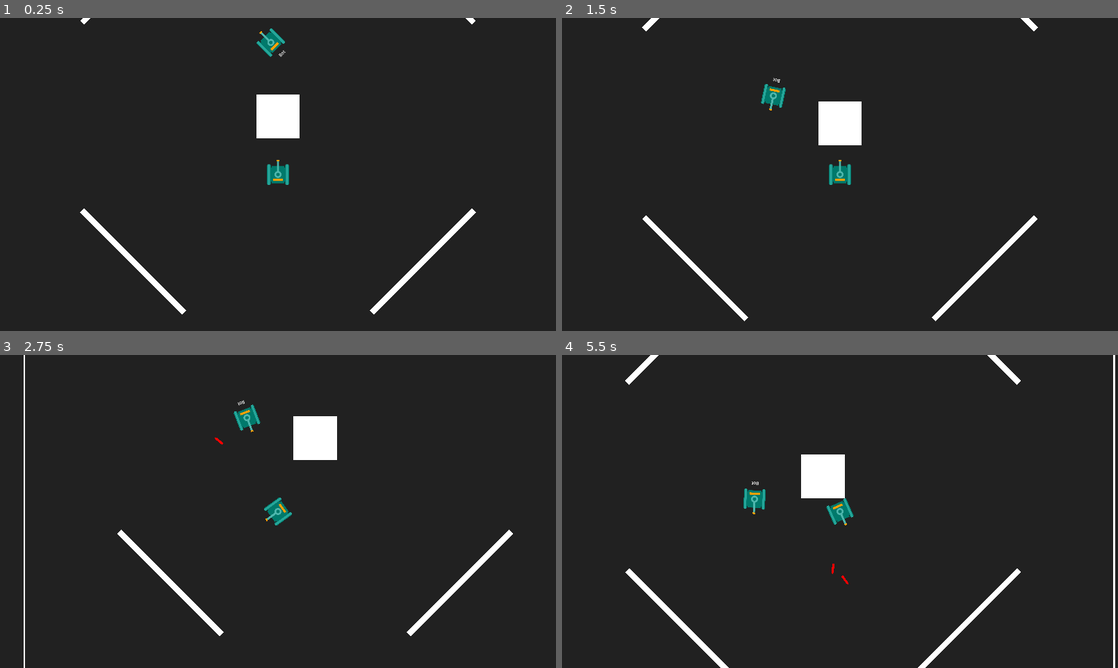
Above: before the commit, frames 1-4 (two rows, left to right).
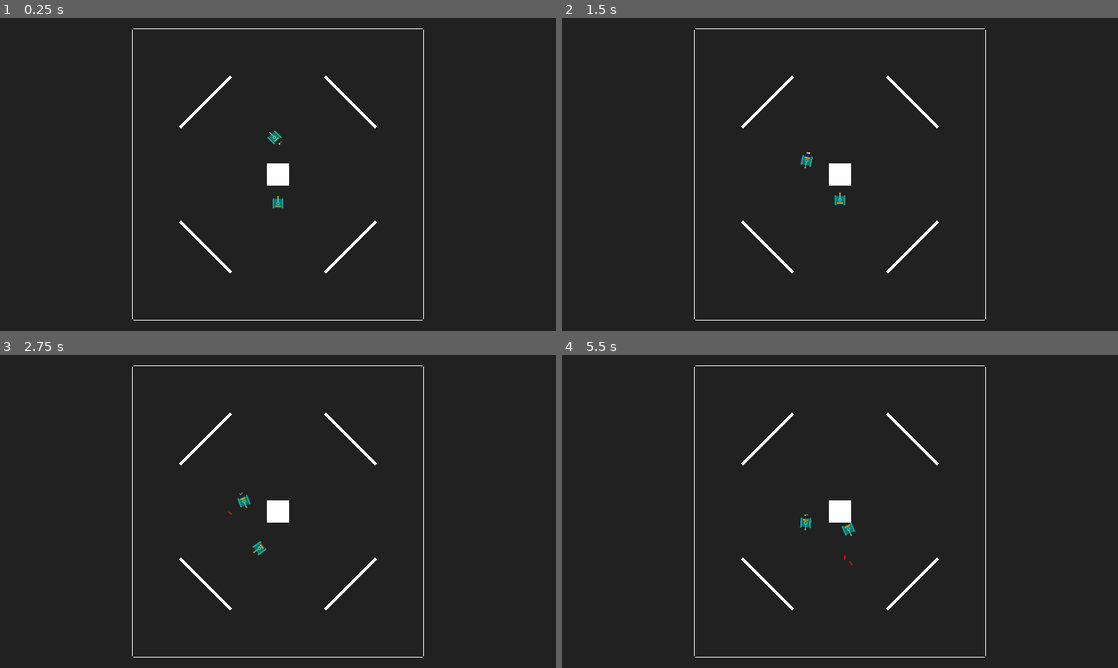
Above: after the commit, the same moments.

Repository: ashmeet28/battletanks
Game: Godot game, scene res://arena.tscn
Two runs of this game, one before a commit and one after it. Both use one fixed random seed, a clock stepped at 60 frames per second and the inputs below.
Inputs:
- Up to frame 1 (0.25 s): no input
- Up to frame 2 (1.5 s): hold W (tank_move_forward) 0.53-1.28 s; hold Space (tank_fire) 0.53-1.28 s; hold S (tank_move_backwards) from 1.28 s (still down); tap Space (tank_fire) at 1.35 s
- Up to frame 3 (2.75 s): release S (tank_move_backwards) at 2.03 s; hold W (tank_move_forward) from 2.03 s (still down); hold A (tank_turn_anticlockwise) from 2.03 s (still down); tap Space (tank_fire) at 2.3 s
- Up to frame 4 (5.5 s): release A (tank_turn_anticlockwise) at 2.78 s; tap D (tank_turn_clockwise) at 2.85 s; tap Space (tank_fire) at 3.05, 4.35, 5.3 s; release W (tank_move_forward) at 3.53 s; hold Space (tank_fire) 3.53-4.28 s; hold S (tank_move_backwards) from 3.53 s (still down); hold A (tank_turn_anticlockwise) from 5.03 s (still down)

The runs differ from the first frame. In frame 1, 3.7% of the frame differs, in the area x 14-86%, y 0-97%; in frame 2, 3.7%; in frame 3, 3.9%; in frame 4, 4.3%, in the area x 11-100%, y 0-100%.

Commit message:
For video

Diff:
--- a/arena.gd
+++ b/arena.gd
@@ -1,6 +1,7 @@
 extends Node2D
 
 func _ready():
+
 	var instance = preload("res://tank.tscn").instantiate()
 	instance.position = Vector2(0, 400)
 	add_child(instance)
--- a/arena.tscn
+++ b/arena.tscn
@@ -16,7 +16,6 @@
 script = ExtResource("1_midel")
 
 [node name="Camera2D" type="Camera2D" parent="."]
-enabled = false
 zoom = Vector2(0.25, 0.25)
 
 [node name="Wall" type="StaticBody2D" parent="." groups=["walls"]]
--- a/arena_global_variables.gd
+++ b/arena_global_variables.gd
@@ -7,6 +7,7 @@
 	var bot_tank_manual_invalid_path_points = [39, 40, 57, 87, 104, 105, 61, 44, 45, 99, 116, 115, 183, 184, 201, 231, 248, 249, 172, 173, 189, 227, 244, 243]
 
 	bot_tank_astar = AStar2D.new()
+
 	var sl = 250
 	for y in range(17):
 		for x in range(17):
--- a/bot_tank.gd
+++ b/bot_tank.gd
@@ -6,25 +6,16 @@
 var tank_cooldown_time:int = 1000
 var missile_last_fired:int = 0
 
-var tank_life:int = 100000
-var tank_damage_given:int = 0
-
 var target_tank_id:int
 
-func _ready():
-	missile_last_fired = Time.get_ticks_msec()
-
-
-#func free_white_square_points():
-	#for p in get_tree().get_nodes_in_group("square_points"):
-		#p.queue_free()
-#
-#func spaw_white_square_points(new_square_points):
-	#for p in new_square_points:
-		#var instance = preload("res://white_sqaure_point.tscn").instantiate()
-		#instance.global_position = Vector2(p.x, p.y)
-		#get_parent().add_child(instance)
-
+func tank_fire_missile():
+	var curr_time = Time.get_ticks_msec()
+	if (curr_time > tank_cooldown_time + missile_last_fired):
+		var instance = preload("res://tank_missile.tscn").instantiate()
+		instance.position = position + Vector2(0, -160).rotated(rotation)
+		instance.rotation = rotation
+		get_parent().add_child(instance)
+		missile_last_fired = curr_time
 
 func is_target_tank_in_line_of_sight():
 	var p1 = global_position
@@ -32,7 +23,6 @@
 
 	if p1.distance_to(p2) > 1000.0:
 		return false
-
 
 	for s in range(-50, 50 + 10, 10):
 		var p = p1.direction_to(p2).rotated(PI/2) * s
@@ -46,11 +36,13 @@
 
 	return true
 
-func tank_rotate_towards_direction(v1, ang_vel, delta) -> int:
+
+func get_rotation_towards_direction(v1, delta):
 	var v2 = Vector2.UP.rotated(rotation)
-	if v2.cross(v1) > v2.cross(v2.rotated(ang_vel * delta)):
+
+	if v2.cross(v1) > v2.cross(v2.rotated(tank_ang_vel * delta)):
 		return 1
-	elif v2.cross(v1) < v2.cross(v2.rotated(-(ang_vel * delta))):
+	elif v2.cross(v1) < v2.cross(v2.rotated(-(tank_ang_vel * delta))):
 		return -1
 	return 0
 
@@ -63,31 +55,24 @@
 		return astar.get_point_position(id_path[1])
 
 
-func tank_fire_missile():
-	var curr_time = Time.get_ticks_msec()
-	if (curr_time > tank_cooldown_time + missile_last_fired):
-		var instance = preload("res://tank_missile.tscn").instantiate()
-		instance.position = position + Vector2(0, -160).rotated(rotation)
-		instance.rotation = rotation
-		instance.owner_tank_id = get_instance_id()
-		get_parent().add_child(instance)
-		missile_last_fired = curr_time
-
 var bot_controller = [false, false, false, false, false]
 
 func update_bot_controller(delta):
 	bot_controller = [false, false, false, false, false]
 
 	var r = 0
+
 	if is_target_tank_in_line_of_sight():
-		r = tank_rotate_towards_direction(
+		r = get_rotation_towards_direction(
 					position.direction_to(
-								instance_from_id(target_tank_id).position), tank_ang_vel, delta)
+							instance_from_id(target_tank_id).position),
+					delta)
 	else:
 		var next_p = tank_get_next_position_towards_target_tank()
 		if next_p != null:
-			r = tank_rotate_towards_direction(
-						position.direction_to(next_p), tank_ang_vel, delta)
+			r = get_rotation_towards_direction(
+						position.direction_to(next_p),
+					delta)
 			bot_controller[0] = true
 
 	if r == -1:
@@ -101,24 +86,21 @@
 				bot_controller[4] = true
 
 func _physics_process(delta):
-	if tank_life <= 0:
-		queue_free()
-		return
+	update_bot_controller(delta)
 
-	update_bot_controller(delta)
 	velocity = Vector2.ZERO
+
 	if bot_controller[0]:
 		velocity.y = -tank_speed
-	if  bot_controller[1]:
+	if bot_controller[1]:
 		velocity.y = tank_speed
 
-	if  bot_controller[2]:
+	if bot_controller[2]:
 		rotate(tank_ang_vel * delta)
-	if  bot_controller[3]:
+	if bot_controller[3]:
 		rotate(-(tank_ang_vel * delta))
 
 	velocity = velocity.rotated(rotation)
-
 
 	if bot_controller[4]:
 		tank_fire_missile()
--- /dev/null
+++ b/red_collision_detector.gd
@@ -0,0 +1,3 @@
+extends Area2D
+
+var detector_id
--- /dev/null
+++ b/red_collision_detector.tscn
@@ -0,0 +1,17 @@
+[gd_scene load_steps=4 format=3 uid="uid://cki4cm44mogi4"]
+
+[ext_resource type="Script" path="res://red_collision_detector.gd" id="1_bnp43"]
+[ext_resource type="Texture2D" uid="uid://d2ecx8wusefsh" path="res://red_square.svg" id="1_xqstk"]
+
+[sub_resource type="RectangleShape2D" id="RectangleShape2D_g2olb"]
+size = Vector2(240, 240)
+
+[node name="RedCollisionDetector" type="Area2D" groups=["red_collision_detector"]]
+script = ExtResource("1_bnp43")
+
+[node name="CollisionShape2D" type="CollisionShape2D" parent="."]
+shape = SubResource("RectangleShape2D_g2olb")
+
+[node name="Sprite2D" type="Sprite2D" parent="."]
+scale = Vector2(2.4, 2.4)
+texture = ExtResource("1_xqstk")
--- /dev/null
+++ b/red_square.svg
@@ -0,0 +1,24 @@
+<?xml version="1.0" encoding="UTF-8" standalone="no"?>
+<!-- Created with Inkscape (http://www.inkscape.org/) -->
+
+<svg
+   width="100"
+   height="100"
+   viewBox="0 0 100 100"
+   version="1.1"
+   id="svg1"
+   xmlns="http://www.w3.org/2000/svg"
+   xmlns:svg="http://www.w3.org/2000/svg">
+  <defs
+     id="defs1" />
+  <g
+     id="layer1">
+    <rect
+       style="fill:#ff0000;stroke-width:0.908939"
+       id="rect14"
+       width="100"
+       height="100"
+       x="0"
+       y="0" />
+  </g>
+</svg>
--- a/tank.gd
+++ b/tank.gd
@@ -6,27 +6,16 @@
 var tank_cooldown_time:int = 1000
 var missile_last_fired:int = 0
 
-var tank_life:int = 100000
-var tank_damage_given:int = 0
-
-func _ready():
-	missile_last_fired = Time.get_ticks_msec()
-
 func tank_fire_missile():
 	var curr_time = Time.get_ticks_msec()
 	if (curr_time > tank_cooldown_time + missile_last_fired):
 		var instance = preload("res://tank_missile.tscn").instantiate()
 		instance.position = position + Vector2(0, -160).rotated(rotation)
 		instance.rotation = rotation
-		instance.owner_tank_id = get_instance_id()
 		get_parent().add_child(instance)
 		missile_last_fired = curr_time
 
 func _physics_process(delta):
-	if tank_life <= 0:
-		queue_free()
-		return
-
 	velocity = Vector2.ZERO
 	if Input.is_action_pressed("tank_move_forward"):
 		velocity.y = -tank_speed
@@ -40,7 +29,6 @@
 
 	velocity = velocity.rotated(rotation)
 
-
 	if Input.is_action_pressed("tank_fire"):
 		tank_fire_missile()
 
--- a/tank.tscn
+++ b/tank.tscn
@@ -15,4 +15,5 @@
 polygon = PackedVector2Array(0, -103.25, 10, -103.25, 10, -70.25, 75, -70.25, 75, 70.75, -75, 70.75, -75, -70.25, -10, -70.25, -10, -103.25)
 
 [node name="Camera2D" type="Camera2D" parent="."]
+enabled = false
 zoom = Vector2(0.5, 0.5)
--- a/tank_missile.gd
+++ b/tank_missile.gd
@@ -1,16 +1,8 @@
 extends Area2D
 
 var missile_speed:float = 1500.0
-var is_collided_with_tank:bool = false
-var owner_tank_id:int
 
 func _physics_process(delta):
 	position += Vector2.UP.rotated(rotation) * (missile_speed * delta)
 	if has_overlapping_bodies():
-		for b in get_overlapping_bodies():
-			if b.is_in_group("tanks") && !is_collided_with_tank:
-				b.tank_life -= 25
-				if is_instance_id_valid(owner_tank_id):
-					instance_from_id(owner_tank_id).tank_damage_given += 25
-				is_collided_with_tank = true
 		queue_free()
--- /dev/null
+++ b/white_collision_detector.gd
@@ -0,0 +1,3 @@
+extends Area2D
+
+var detector_id
--- /dev/null
+++ b/white_collision_detector.tscn
@@ -0,0 +1,17 @@
+[gd_scene load_steps=4 format=3 uid="uid://cqv174gfovtyj"]
+
+[ext_resource type="Texture2D" uid="uid://be3ur7c5685av" path="res://white_square.svg" id="1_cgn4a"]
+[ext_resource type="Script" path="res://white_collision_detector.gd" id="1_lx8sa"]
+
+[sub_resource type="RectangleShape2D" id="RectangleShape2D_s7qnm"]
+size = Vector2(240, 240)
+
+[node name="WhiteCollisionDetector" type="Area2D" groups=["white_collision_detector"]]
+script = ExtResource("1_lx8sa")
+
+[node name="Sprite2D" type="Sprite2D" parent="."]
+scale = Vector2(2.4, 2.4)
+texture = ExtResource("1_cgn4a")
+
+[node name="CollisionShape2D" type="CollisionShape2D" parent="."]
+shape = SubResource("RectangleShape2D_s7qnm")
Not shown, added: red_square.svg.import
